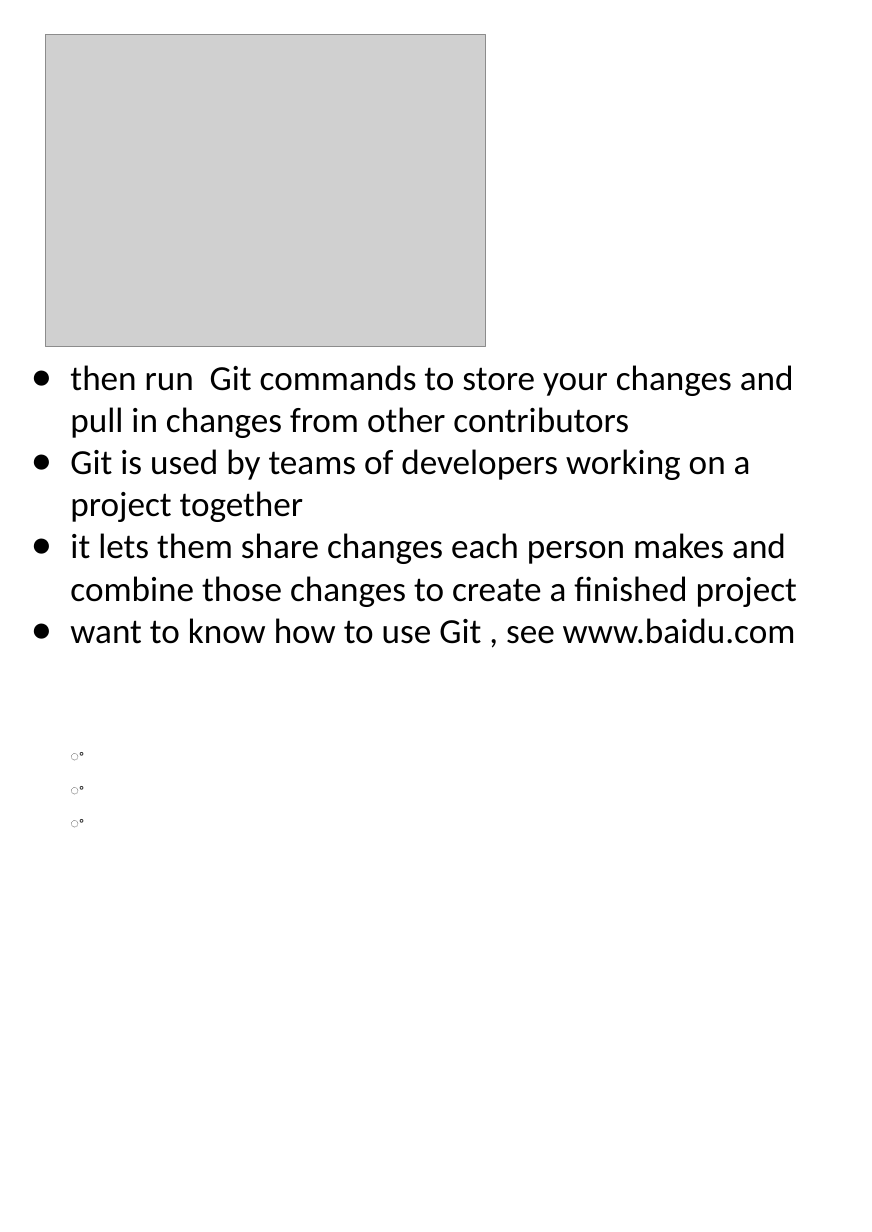
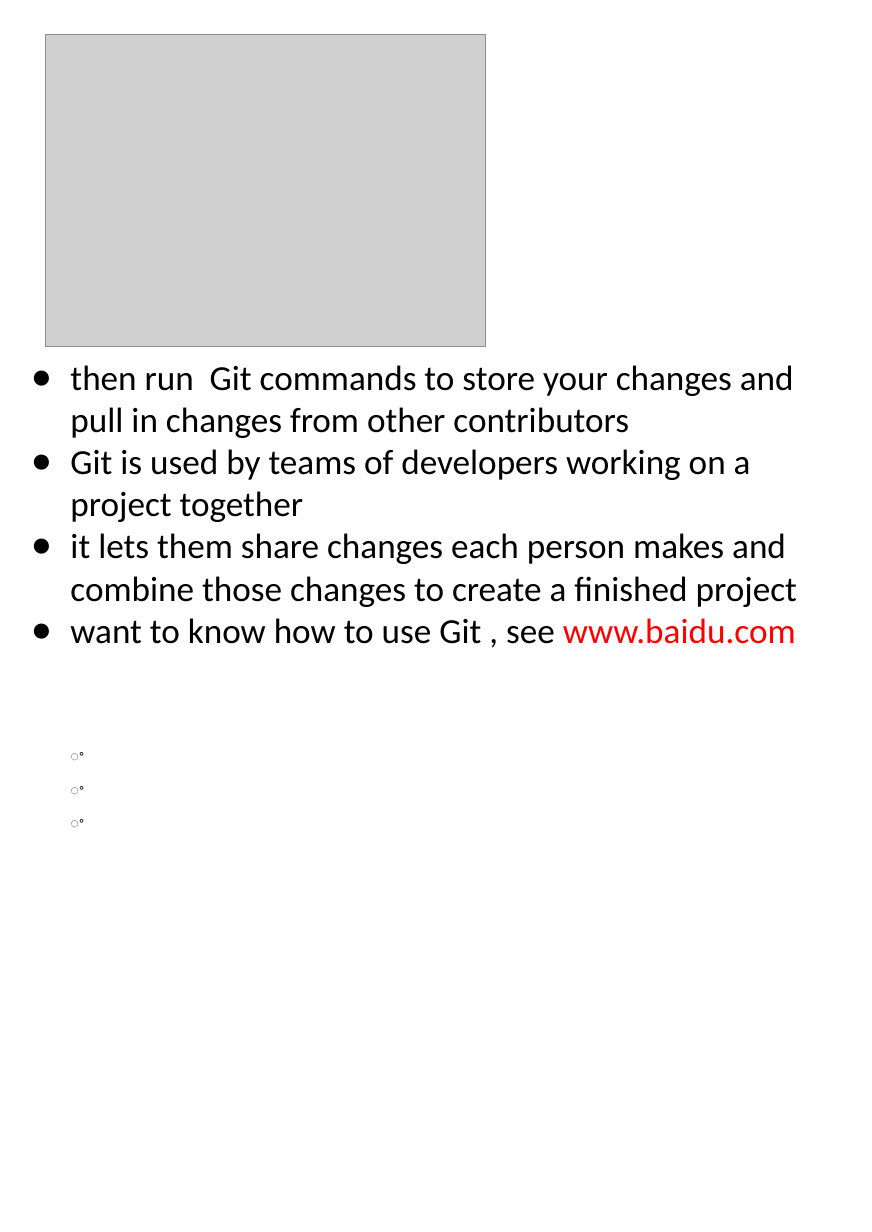
Before and after one commit to yuadh/code-note, a slide deck: slide 2 of docs/04.学业和英语/20.大学英语/英语演讲/test.ppt. Drawn at 872x1232 pixels with LibreOffice and Linux fonts; fonts in the diff are those of the drawing; grey boxes stand for pictures. Boxes give left, top, right and bottom in pixels: in the first picture for what was removed or moved away, otherwise in the second. Text is boxed around its words. In the diff, an @@ line names an element or a change of style, - is before the commit and + after.

```diff
--- a/docs/04.学业和英语/20.大学英语/英语演讲/test.ppt
+++ b/docs/04.学业和英语/20.大学英语/英语演讲/test.ppt
@@ text at <box>70,618,796,644</box>: text colour #000000 to #FF0000 in "www.baidu.com" @@
```
Also in this commit, not shown: 1 other slide changed, 3 other files.
